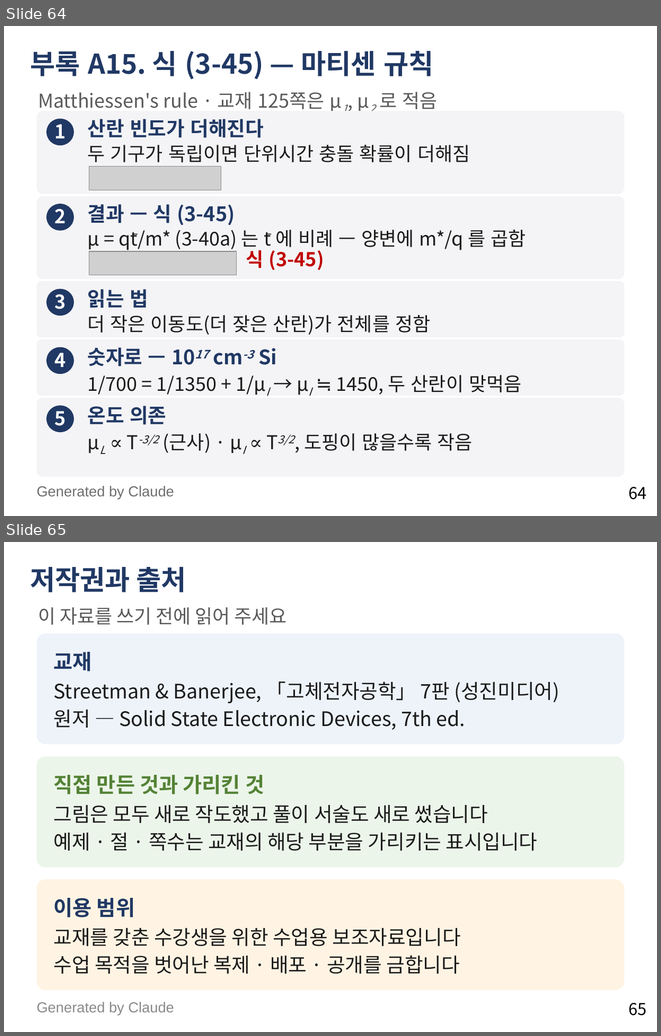
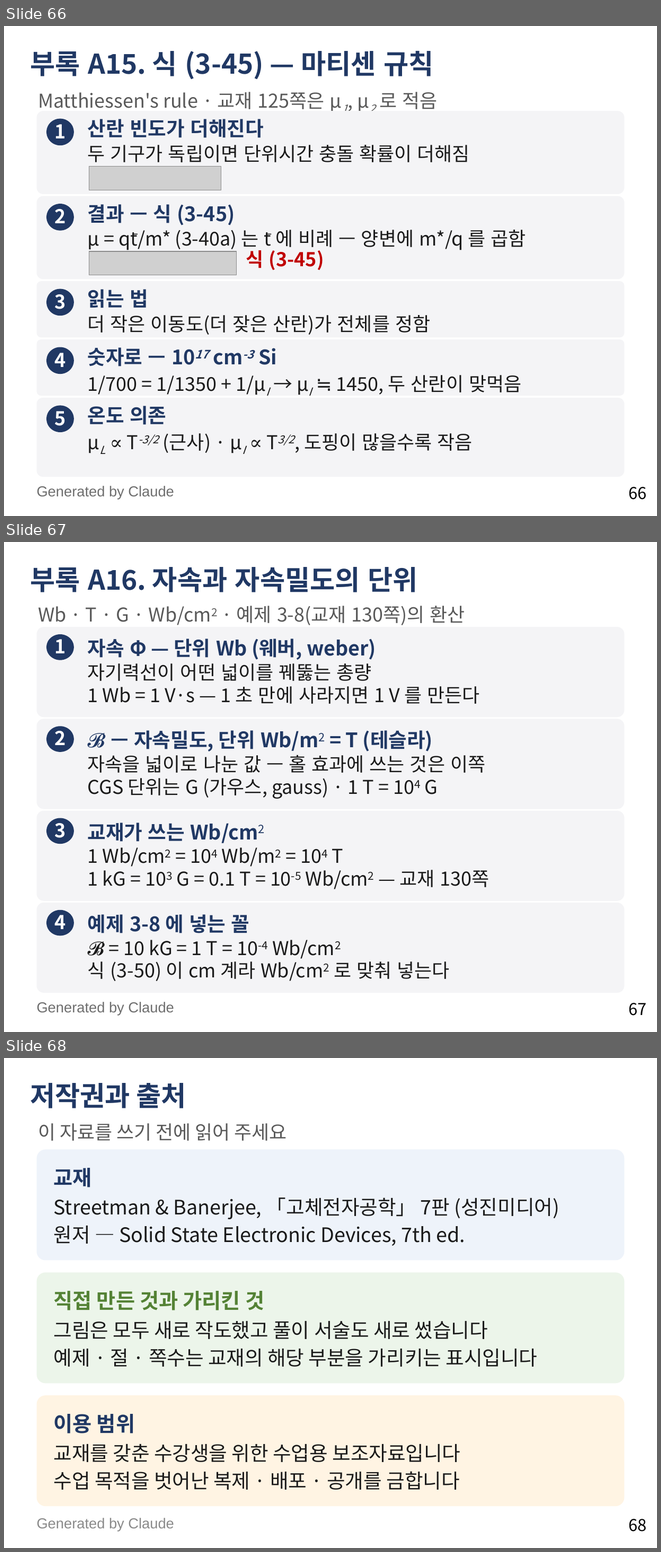
Before and after one commit to abcd8180/3A, a slide deck: 물리전자공학_3장_4강_전계에서의_표동과_이동도.pptx. Shown one above the other, each under a label of ours: slides 64 and 65 before the commit, slides 66, 67 and 68 after it. The pictures are 661x1036 and 661x1552 pixels, drawn with LibreOffice and Linux fonts; fonts in the diff are those of the drawing; grey boxes stand for pictures. Boxes give left, top, right and bottom in pixels: in the first picture for what was removed or moved away, otherwise in the second. Text is boxed around its words. In the diff, an @@ line names an element or a change of style, - is before the commit and + after.

```diff
--- a/물리전자공학_3장_4강_전계에서의_표동과_이동도.pptx
+++ b/물리전자공학_3장_4강_전계에서의_표동과_이동도.pptx
@@ slide 67 added at (4,542,657,1032), background #FFFFFF; not listed: 1 template element that a slide beside it also shows @@
@@ title added at (30,567,417,592), 30 pt, text #203864, bold @@
+부록 A16. 자속과 자속밀도의 단위
@@ text added at (38,606,465,625), 21 pt, text #595959 @@
+Wb · T · G · Wb/cm2 · 예제 3-8(교재 130쪽)의 환산
@@ rounded rectangle added at (37,627,624,717), fill #F4F4F6 @@
@@ ellipse added at (46,634,74,660), fill #203864, 21 pt, text #FFFFFF, bold @@
+1
@@ text added at (88,638,479,704), 21 pt, text #1A1A1A @@
+자속 Φ — 단위 Wb (웨버, weber)
+자기력선이 어떤 넓이를 꿰뚫는 총량
+1 Wb = 1 V·s — 1 초 만에 사라지면 1 V 를 만든다
@@ rounded rectangle added at (37,719,624,809), fill #F4F4F6 @@
@@ ellipse added at (46,726,74,751), fill #203864, 21 pt, text #FFFFFF, bold @@
+2
@@ text added at (88,730,485,799), 21 pt, text #1A1A1A @@
+𝓑 — 자속밀도, 단위 Wb/m2 = T (테슬라)
+자속을 넓이로 나눈 값 — 홀 효과에 쓰는 것은 이쪽
+CGS 단위는 G (가우스, gauss) · 1 T = 104 G
@@ rounded rectangle added at (37,810,624,900), fill #F4F4F6 @@
@@ ellipse added at (46,818,74,844), fill #203864, 21 pt, text #FFFFFF, bold @@
+3
@@ text added at (88,822,489,889), 21 pt, text #1A1A1A @@
+교재가 쓰는 Wb/cm2
+1 Wb/cm2 = 104 Wb/m2 = 104 T
+1 kG = 103 G = 0.1 T = 10-5 Wb/cm2 — 교재 130쪽
@@ rounded rectangle added at (37,902,624,992), fill #F4F4F6 @@
@@ ellipse added at (46,910,74,935), fill #203864, 21 pt, text #FFFFFF, bold @@
+4
@@ text added at (88,914,449,981), 21 pt, text #1A1A1A @@
+예제 3-8 에 넣는 꼴
+𝓑 = 10 kG = 1 T = 10-4 Wb/cm2
+식 (3-50) 이 cm 계라 Wb/cm2 로 맞춰 넣는다
@@ text added at (37,1002,174,1015), 16 pt, text #6E6E6E @@
+Generated by Claude
@@ what was slide 64 is now slide 66 @@
@@ page number at (629,487,647,499): text changed @@
-64
+66
@@ what was slide 65 is now slide 68 @@
@@ page number at (629,1519,647,1531): text changed @@
-65
+68
```
Also in this commit, not shown: 1 slide changed, 2 other slides added.
